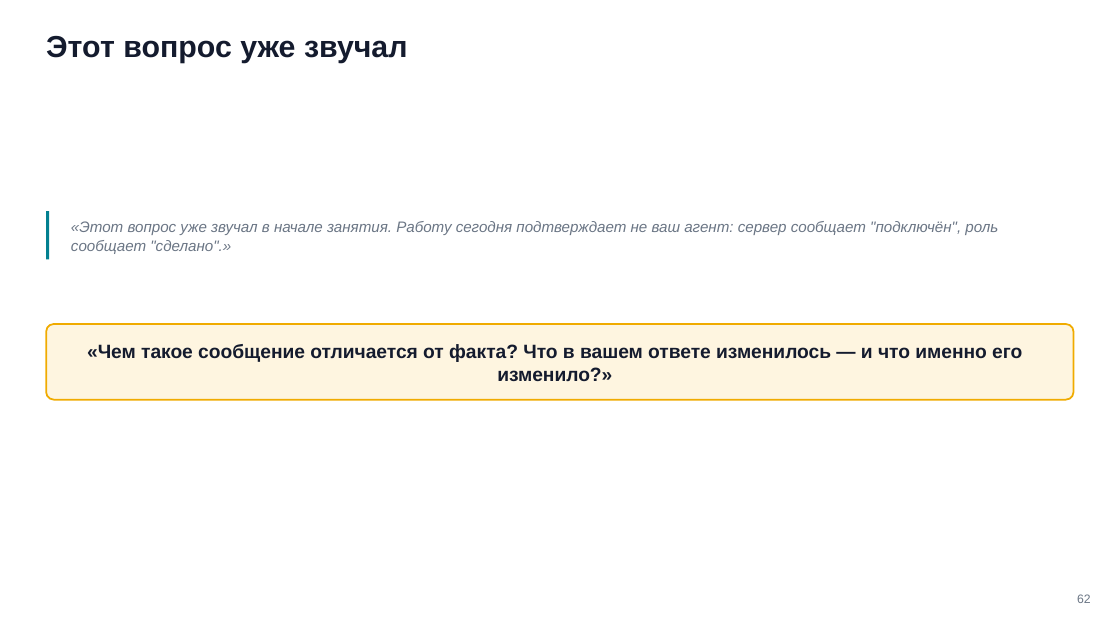
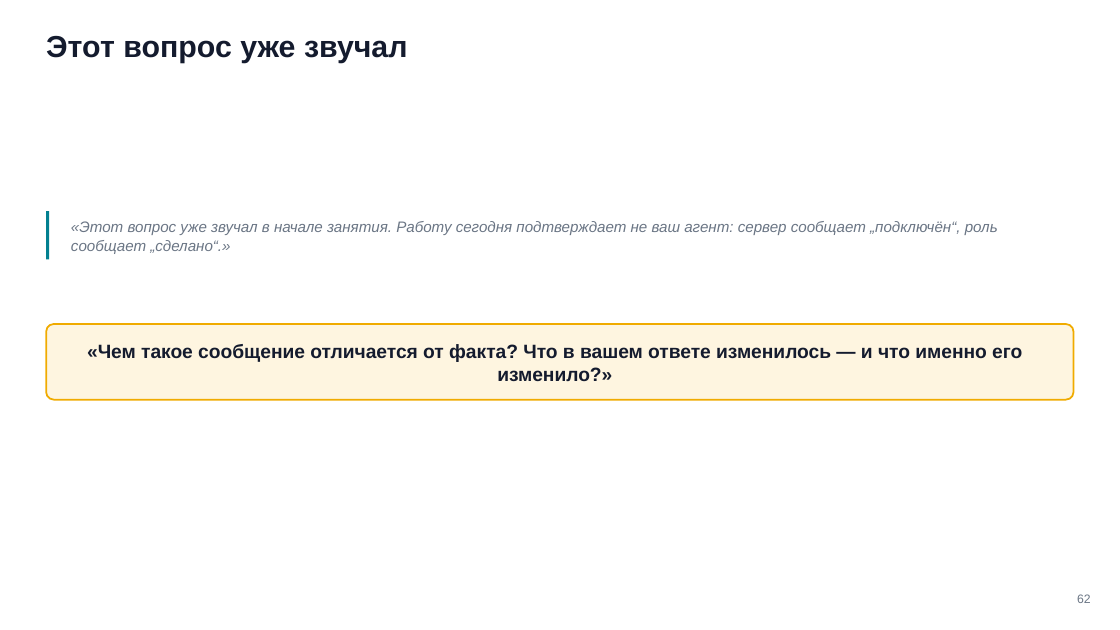
Before and after one commit to tellina-study/AI-usage-lessons, a slide deck: slide 62 of library/seminars/sem-06/rendered/sem-06.pptx. Drawn at 1120x630 pixels with LibreOffice and Linux fonts; fonts in the diff are those of the drawing. Boxes give left, top, right and bottom in pixels: in the first picture for what was removed or moved away, otherwise in the second. Text is boxed around its words. In the diff, an @@ line names an element or a change of style, - is before the commit and + after.

```diff
--- a/library/seminars/sem-06/rendered/sem-06.pptx
+++ b/library/seminars/sem-06/rendered/sem-06.pptx
@@ text at box(71, 221, 998, 254): text changed @@
-«Этот вопрос уже звучал в начале занятия. Работу сегодня подтверждает не ваш агент: сервер сообщает "подключён", роль сообщает "сделано".»
+«Этот вопрос уже звучал в начале занятия. Работу сегодня подтверждает не ваш агент: сервер сообщает „подключён“, роль сообщает „сделано“.»
```
Also in this commit, not shown: 17 other slides changed, 19 other files.
